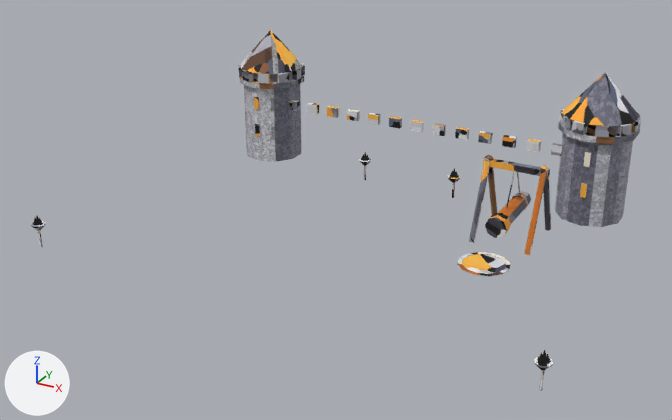
A saved change to the FBX model assets/stations/area_guard_4_5.fbx.
Before and after are seen from a 50 mm lens placed at (118.8, -227.5, 119.7), pointed at (-2.7, -6.5, 9.3). The lights are fixed; the arrows at lower left show +X, +Y and +Z. The first picture is the older version.

Objects in the first picture: 'area_guard_4_5_body' and 1 more.
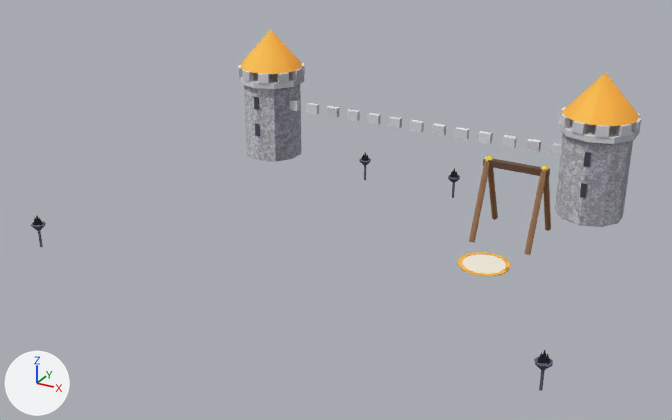
Where the change shows, as pixel boxes [x1, y1, x2, y2] in the pictures (672 x 420 px):
```json
{"part": 1, "of": "me_area_guard_4_5_body", "change": "deleted", "before": [485, 172, 531, 238]}
{"part": 2, "of": "me_area_guard_4_5_body", "change": "surface changed", "before": [31, 30, 641, 391], "after": [31, 30, 641, 391]}
```

Edits to the scene script, one JSON object a line:
```json
{"block": "me_area_guard_4_5_body", "where": "# used by ob_area_guard_4_5_body; location = (0.0, 0.0, 0.0)"}
{"op": "remove", "block": "me_area_guard_4_5_body", "code": "me_area_guard_4_5_body.from_pydata(...)  # 754 vertices, 585 faces; spans x -77.0..77.0, y -56.0..60.0, z 0.0..46.0"}
{"op": "add", "block": "me_area_guard_4_5_body", "code": "me_area_guard_4_5_body.from_pydata(...)  # 674 vertices, 533 faces; spans x -77.0..77.0, y -56.0..60.0, z 0.0..46.0"}
{"block": "me_area_guard_4_5_body", "change": "me_area_guard_4_5_body part 1: 6 loose pieces with 80 vertices, spanning x 39.0..46.0, y 5.0..30.0, z 5.0..21.0, are deleted"}
{"block": "me_area_guard_4_5_body", "change": "me_area_guard_4_5_body part 2: 532 kept faces spanning x -77.0..77.0, y -56.0..60.0, z 0.0..46.0 get new texture (UV) coordinates"}
```
